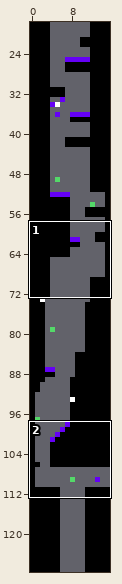
Tiled map (JSON): public/game/assets/map/level4.json. Above: a wide view before the commit, with the close-up outlined.
Close-up. As it was:
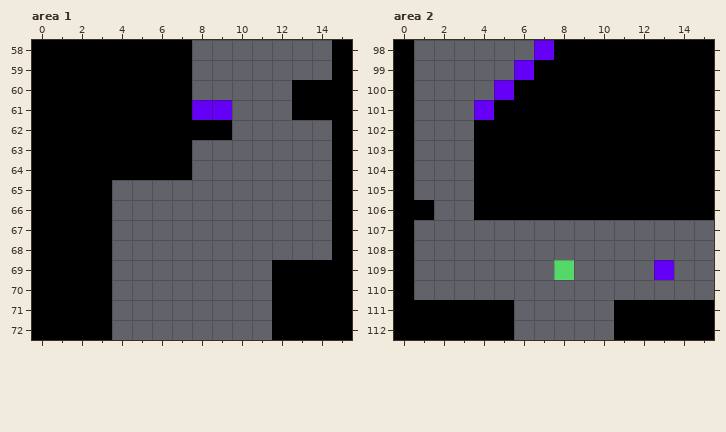
Cells are 128x128 px. Shown: area 1 x 0..15, y 58..72; area 2 x 0..15, y 98..112.
New version:
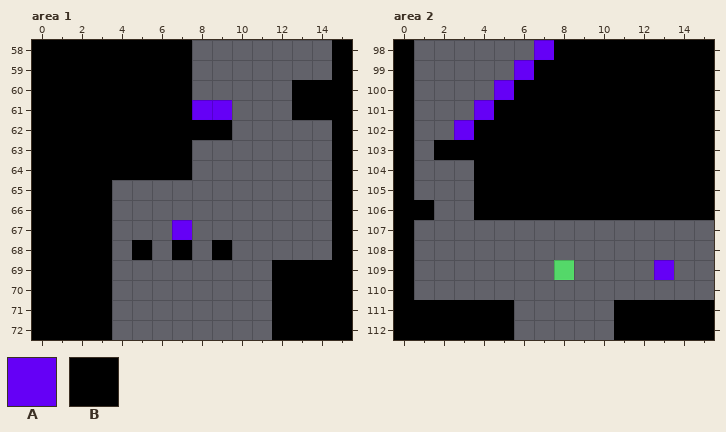
Key: from "BasicColor": A 1 "spike", B 2.
_ is an empty cell.
Objects are placed by their top-left corner, in cells (3,4 is the top-left corner of cell 3,4); size is 1x1 cell unless given.
Edits made:
Layer "BlockLayer", area 1:
y 68: x 5 _ -> B; x 7 _ -> B; x 9 _ -> B
Layer "ObjectLayer", area 1:
added: A "spike" at 7,67
Layer "BlockLayer", area 2:
y 103: x 2..3 __ -> BB
Layer "ObjectLayer", area 2:
added: A "spike" at 3,102
